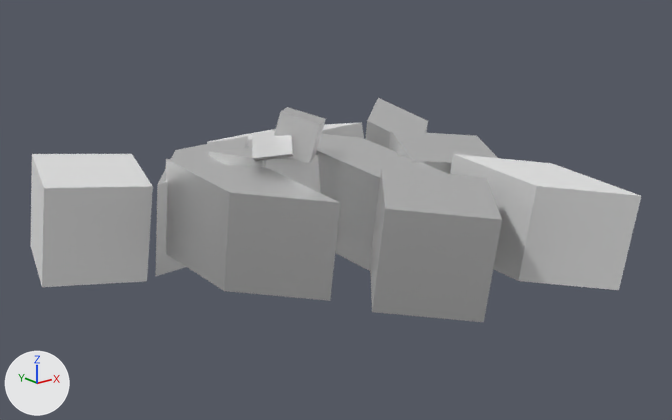
A saved change to the glTF model public/ECN_tentative_animation_2.glb.
Before and after are seen from a camera (50 mm lens) standing at (-32.8, -44.7, 11.0) and looking at (0.4, -3.3, -5.6). Lighting does not change. The marker at lower left points along +X, +Y and +Z. Both versions are drawn at frame 29 of the action 'Plane.002Action.005'; the numbers are the values there.
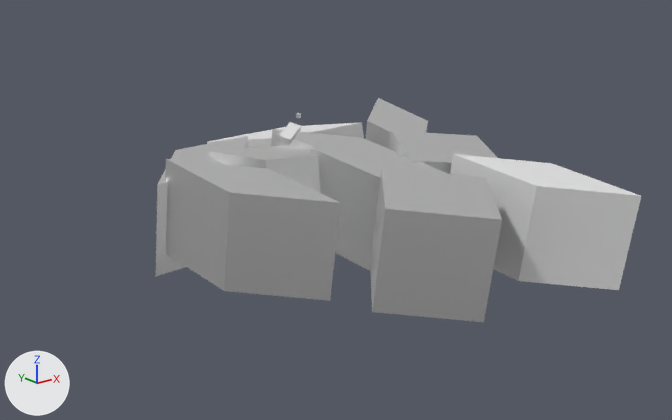
What changed in the scene script:
```text
Change ob_plane:
    ob_plane.location: (-1.34, -1.24, -1.2) -> (-0.73, -0.6, -0.59)
    ob_plane.rotation_euler: (1.274, -1.201, 1.201) -> (0.621, -0.589, 2.196)  # degrees (73, -69, 69) -> degrees (36, -34, 126)
    ob_plane.scale: (-1.15, -1.15, -1.15) -> (-0.541, -0.541, -0.541)
Change ob_plane_002:
    ob_plane_002.location: (-1.16, -1.33, -1.28) -> (-0.05, -0.22, -0.17)
    ob_plane_002.rotation_euler: (1.266, -1.285, -0.497) -> (0.162, -0.171, 0.619)  # degrees (73, -74, -28) -> degrees (9.3, -10, 35)
    ob_plane_002.scale: (-1.23, -1.23, -1.23) -> (-0.118, -0.118, -0.118)
Remove ob_plane_012:
    ob_plane_012 = bpy.data.objects.new('Plane.012', me_plane_012)
    ob_plane_012.location = (-10.92, 5.61, -3.05)
    ob_plane_012.rotation_euler = (0.0961, -0.0934, 1.295)  # degrees (5.5, -5.4, 74)
    ob_plane_012.scale = (-3.0, -3.0, -3.0)
```

Changed parts and their boxes [x1, y1, x2, y2] in the pictures (672 x 420 px):
'Plane.012', deleted
    before: [31, 154, 153, 287]
'Plane.002', moved, turned, rescaled
    before: [274, 107, 326, 163]
    after: [296, 113, 301, 118]
'Plane', moved, turned, rescaled
    before: [252, 131, 294, 161]
    after: [279, 122, 301, 145]
